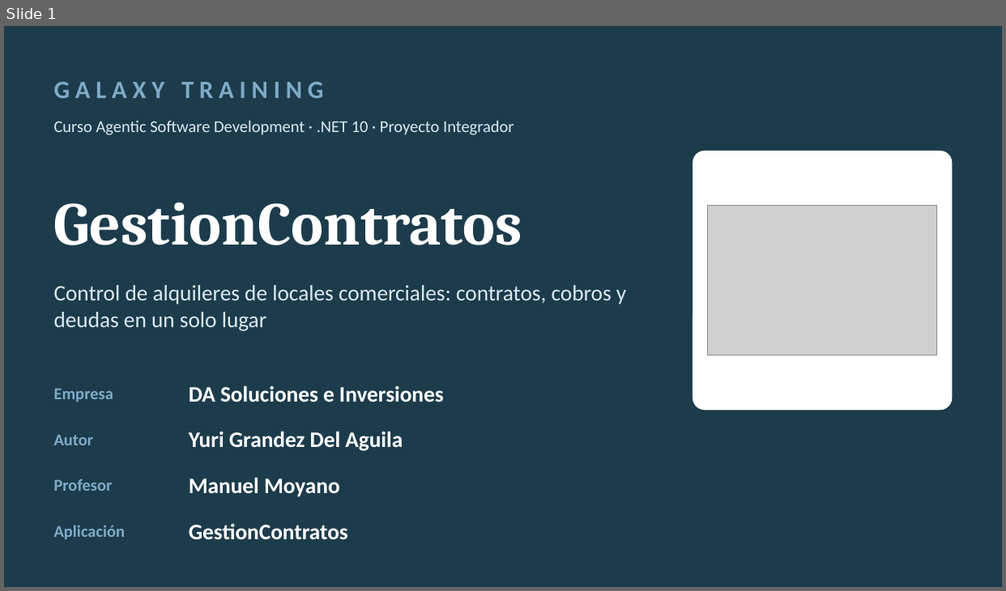
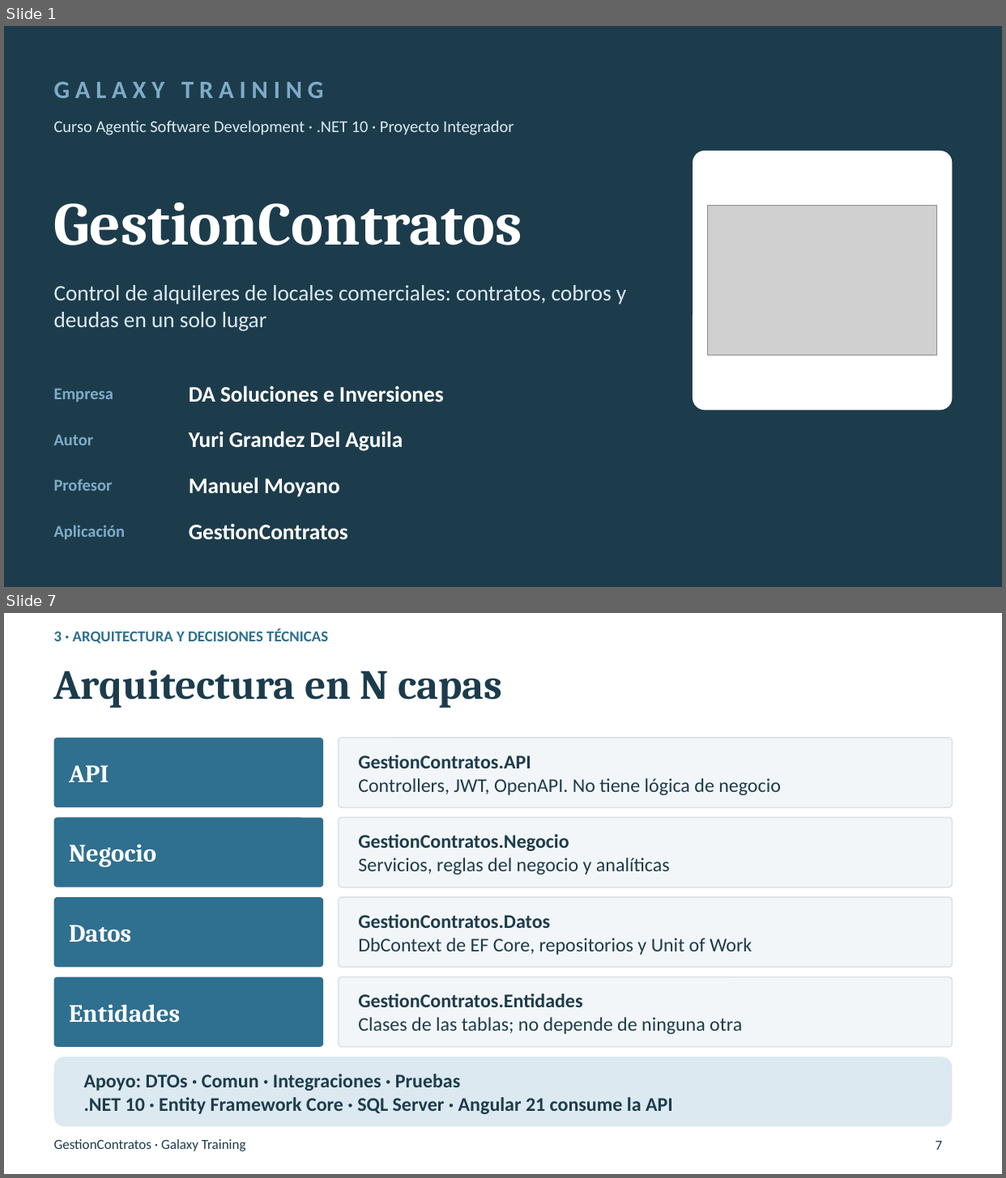
Before and after one commit to yurigrandez/ProyectoIntegrador, a slide deck: Presentacion/Presentacion_Final_GestionContratos.pptx. Shown one above the other, each under a label of ours: slide 1 before the commit, slides 1 and 7 after it; the slides between them are not shown. The pictures are 1006x591 and 1006x1178 pixels, drawn with LibreOffice and Linux fonts; fonts in the diff are those of the drawing; grey boxes stand for pictures; background and template pictures are left out. Boxes give left, top, right and bottom in pixels: in the first picture for what was removed or moved away, otherwise in the second. Text is boxed around its words. In the diff, an @@ line names an element or a change of style, - is before the commit and + after.

```diff
--- a/Presentacion/Presentacion_Final_GestionContratos.pptx
+++ b/Presentacion/Presentacion_Final_GestionContratos.pptx
@@ slide 7 added at bbox=[4, 613, 1002, 1174], background #FFFFFF @@
@@ text added at bbox=[54, 628, 328, 644], 11 pt, text #2F6F8F, bold @@
+3 · ARQUITECTURA Y DECISIONES TÉCNICAS
@@ title added at bbox=[54, 670, 502, 708], 30 pt, text #1C3C4C, bold @@
+Arquitectura en N capas
@@ rounded rectangle added at bbox=[54, 738, 323, 807], fill #2F6F8F @@
@@ rounded rectangle added at bbox=[339, 738, 952, 807], fill #F3F6F8, outline #DCE4EA 1 pt @@
@@ text added at bbox=[358, 755, 781, 795], 14 pt, text #1C3C4C @@
+GestionContratos.API
+Controllers, JWT, OpenAPI. No tiene lógica de negocio
@@ text added at bbox=[69, 765, 108, 782], 18 pt, text #FFFFFF, bold @@
+API
@@ rounded rectangle added at bbox=[54, 818, 323, 888], fill #2F6F8F @@
@@ rounded rectangle added at bbox=[339, 818, 952, 888], fill #F3F6F8, outline #DCE4EA 1 pt @@
@@ text added at bbox=[69, 844, 156, 867], 18 pt, text #FFFFFF, bold @@
+Negocio
@@ text added at bbox=[358, 834, 670, 875], 14 pt, text #1C3C4C @@
+GestionContratos.Negocio
+Servicios, reglas del negocio y analíticas
@@ rounded rectangle added at bbox=[54, 897, 323, 967], fill #2F6F8F @@
@@ rounded rectangle added at bbox=[339, 897, 952, 967], fill #F3F6F8, outline #DCE4EA 1 pt @@
@@ text added at bbox=[69, 925, 131, 943], 18 pt, text #FFFFFF, bold @@
+Datos
@@ text added at bbox=[358, 914, 752, 955], 14 pt, text #1C3C4C @@
+GestionContratos.Datos
+DbContext de EF Core, repositorios y Unit of Work
@@ rounded rectangle added at bbox=[54, 977, 323, 1047], fill #2F6F8F @@
@@ rounded rectangle added at bbox=[339, 977, 952, 1047], fill #F3F6F8, outline #DCE4EA 1 pt @@
@@ text added at bbox=[358, 994, 742, 1034], 14 pt, text #1C3C4C @@
+GestionContratos.Entidades
+Clases de las tablas; no depende de ninguna otra
@@ text added at bbox=[69, 1004, 180, 1023], 18 pt, text #FFFFFF, bold @@
+Entidades
@@ rounded rectangle added at bbox=[54, 1057, 952, 1127], fill #DCE9F1 @@
@@ text added at bbox=[84, 1074, 673, 1114], 14 pt, text #1C3C4C, bold @@
+Apoyo: DTOs · Comun · Integraciones · Pruebas
+.NET 10 · Entity Framework Core · SQL Server · Angular 21 consume la API
@@ text added at bbox=[54, 1139, 246, 1152], 10 pt, text #1C3C4C @@
+GestionContratos · Galaxy Training
@@ page number added at bbox=[936, 1141, 943, 1150], 10 pt, text #1C3C4C @@
+7
```
Also in this commit, not shown: 10 slides changed, 3 other slides added, 1 slide removed.
